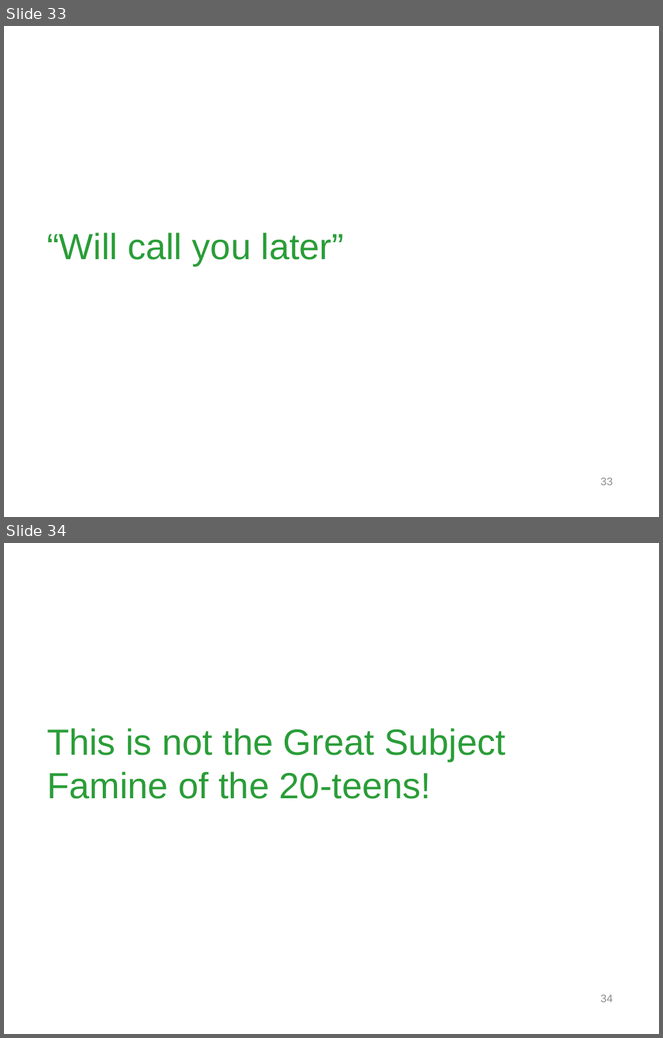
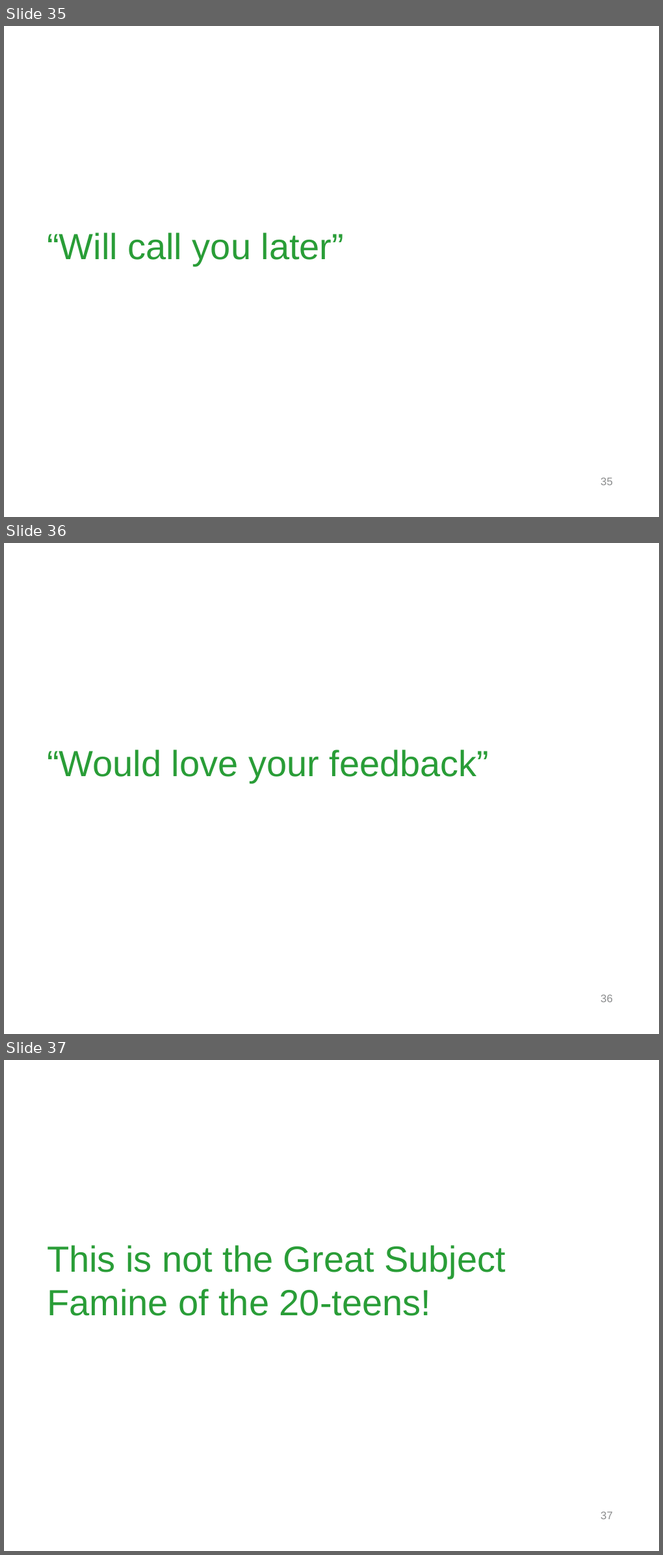
Before and after one commit to marcesher/learn, a slide deck: presentations/lightning_talk_nope.pptx. Shown one above the other, each under a label of ours: slides 33 and 34 before the commit, slides 35, 36 and 37 after it. The pictures are 663x1038 and 663x1555 pixels, drawn with LibreOffice and Linux fonts; fonts in the diff are those of the drawing; background and template pictures are left out. Boxes give left, top, right and bottom in pixels: in the first picture for what was removed or moved away, otherwise in the second. Text is boxed around its words. In the diff, an @@ line names an element or a change of style, - is before the commit and + after.

```diff
--- a/presentations/lightning_talk_nope.pptx
+++ b/presentations/lightning_talk_nope.pptx
@@ slide 36 added at [4,543,659,1034], background #FFFFFF @@
@@ title added at [47,750,490,783], 40 pt, text #299D37 @@
+“Would love your feedback”
@@ page number added at [601,995,613,1003], 12 pt, text #8C8C8D @@
+36
@@ what was slide 33 is now slide 35 @@
@@ page number at [601,478,613,486]: text changed @@
-33
+35
@@ what was slide 34 is now slide 37 @@
@@ page number at [601,1512,613,1520]: text changed @@
-34
+37
```
Also in this commit, not shown: 2 other slides added, 1 other file.
